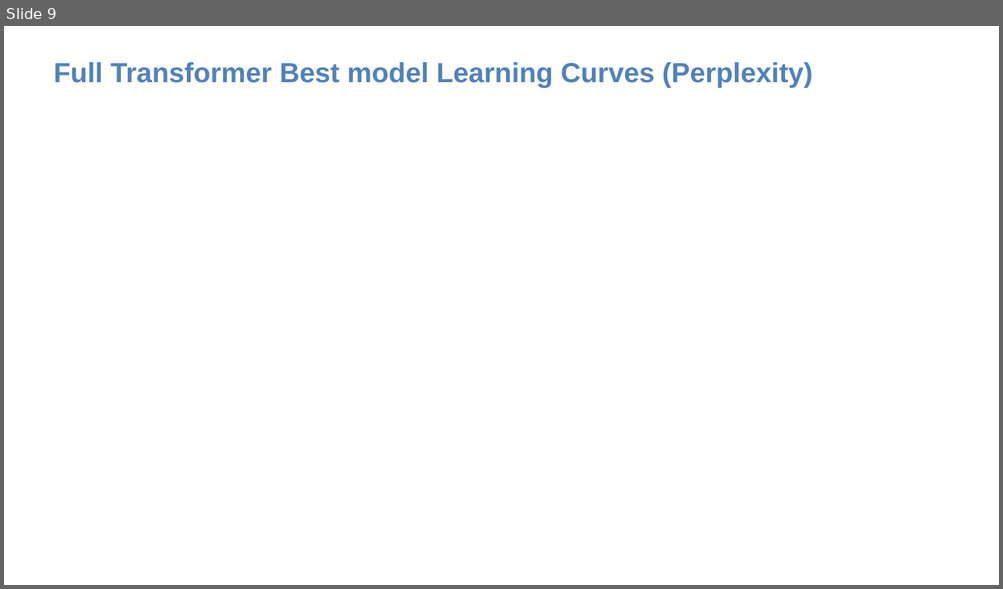
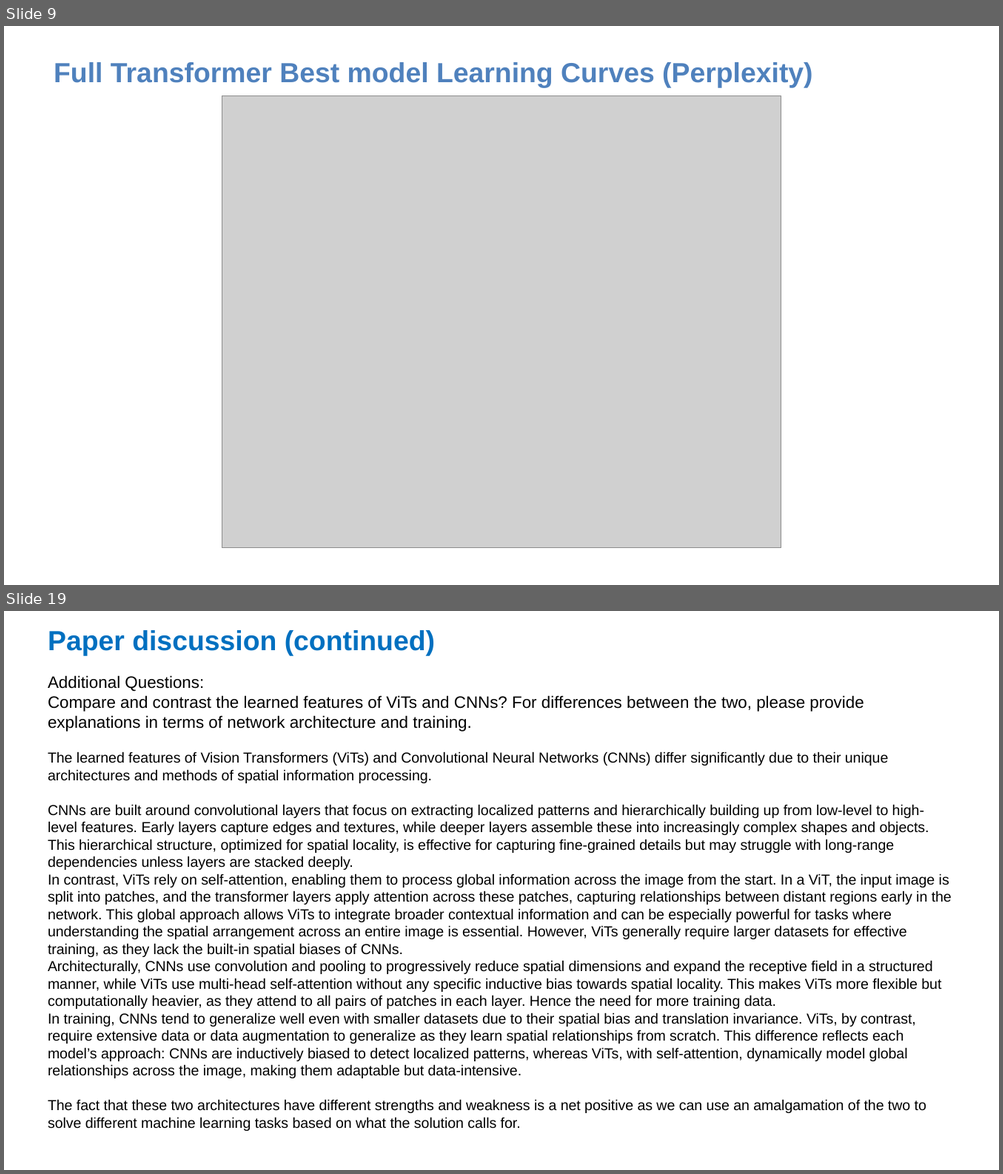
Before and after one commit to mccarvik/georgia_tech, a slide deck: deep_learning/4_assign/assignment4_fall24/assignment4-template - McCarville.pptx. Shown one above the other, each under a label of ours: slide 9 before the commit, slides 9 and 19 after it; the slides between them are not shown. The pictures are 1003x589 and 1003x1174 pixels, drawn with LibreOffice and Linux fonts; fonts in the diff are those of the drawing; grey boxes stand for pictures. Boxes give left, top, right and bottom in pixels: in the first picture for what was removed or moved away, otherwise in the second. Text is boxed around its words. In the diff, an @@ line names an element or a change of style, - is before the commit and + after.

```diff
--- a/deep_learning/4_assign/assignment4_fall24/assignment4-template - McCarville.pptx
+++ b/deep_learning/4_assign/assignment4_fall24/assignment4-template - McCarville.pptx
@@ slide 19 added at (x1=4, y1=611, x2=999, y2=1170), background #FFFFFF @@
@@ text added at (x1=48, y1=630, x2=435, y2=656), 20 pt, text #0070C0, bold @@
+Paper discussion (continued)
@@ text added at (x1=48, y1=675, x2=951, y2=1131), 10.5 pt, text #000000 @@
+Additional Questions:
+Compare and contrast the learned features of ViTs and CNNs? For differences between the two, please provide explanations in terms of network architecture and training.
+The learned features of Vision Transformers (ViTs) and Convolutional Neural Networks (CNNs) differ significantly due to their unique architectures and methods of spatial information processing.
+CNNs are built around convolutional layers that focus on extracting localized patterns and hierarchically building up from low-level to high-level features. Early layers capture edges and textures, while deeper layers assemble these into increasingly complex shapes and objects. This hierarchical structure, optimized for spatial locality, is effective for capturing fine-grained details but may struggle with long-range dependencies unless layers are stacked deeply.
+In contrast, ViTs rely on self-attention, enabling them to process global information across the image from the start. In a ViT, the input image is split into patches, and the transformer layers apply attention across these patches, capturing relationships between distant regions early in the network. This global approach allows ViTs to integrate broader contextual information and can be especially powerful for tasks where understanding the spatial arrangement across an entire image is essential. However, ViTs generally require larger datasets for effective training, as they lack the built-in spatial biases of CNNs.
+Architecturally, CNNs use convolution and pooling to progressively reduce spatial dimensions and expand the receptive field in a structured manner, while ViTs use multi-head self-attention without any specific inductive bias towards spatial locality. This makes ViTs more flexible but computationally heavier, as they attend to all pairs of patches in each layer. Hence the need for more training data.
+In training, CNNs tend to generalize well even with smaller datasets due to their spatial bias and translation invariance. ViTs, by contrast, require extensive data or data augmentation to generalize as they learn spatial relationships from scratch. This difference reflects each model’s approach: CNNs are inductively biased to detect localized patterns, whereas ViTs, with self-attention, dynamically model global relationships across the image, making them adaptable but data-intensive.
+The fact that these two architectures have different strengths and weakness is a net positive as we can use an amalgamation of the two to solve different machine learning tasks based on what the solution calls for.
@@ slide 9 changed as well @@
@@ picture added at (x1=222, y1=96, x2=781, y2=548) @@
```
Also in this commit, not shown: 14 other slides changed, 3 other slides added, 1 slide removed, 15 other files.
